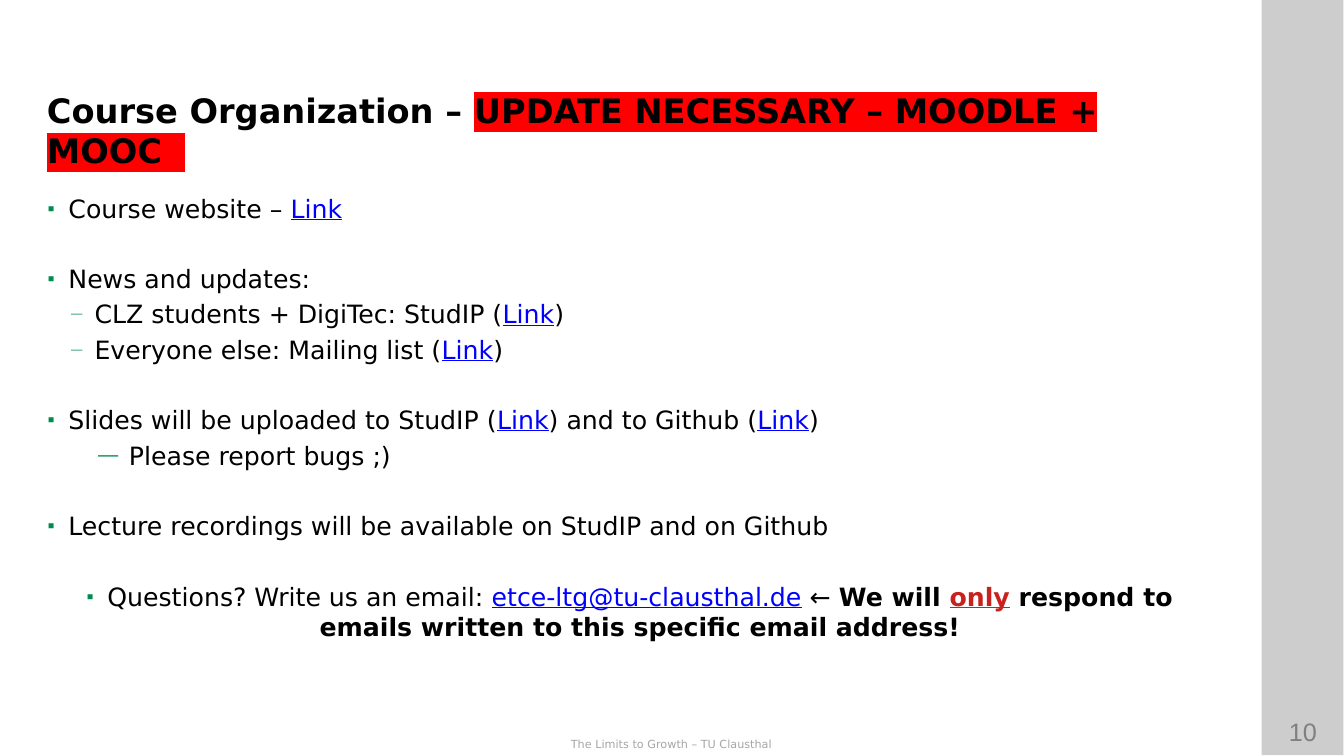
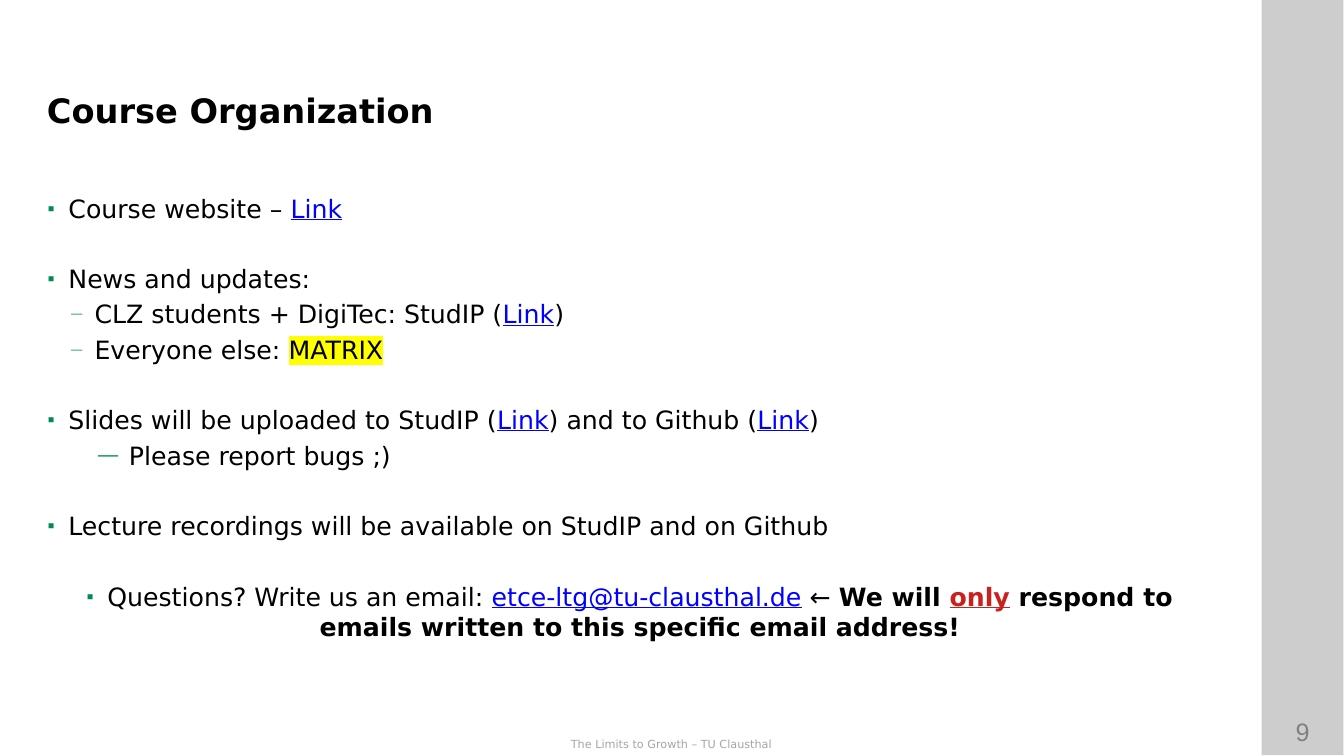
Before and after one commit to ETCE-LAB/teaching-material, a slide deck: slide 9 of The-Limits-to-Growth/LTG-L00-Organization.pptx (slide 10 before the commit). Drawn at 1344x756 pixels with LibreOffice and Linux fonts; fonts in the diff are those of the drawing; background and template pictures are left out. Boxes give left, top, right and bottom in pixels: in the first picture for what was removed or moved away, otherwise in the second. Text is boxed around its words. In the diff, an @@ line names an element or a change of style, - is before the commit and + after.

```diff
--- a/The-Limits-to-Growth/LTG-L00-Organization.pptx
+++ b/The-Limits-to-Growth/LTG-L00-Organization.pptx
@@ text at [47,97,434,130]: text changed @@
-Course Organization – UPDATE NECESSARY – MOODLE + MOOC
+Course Organization
@@ text at [95,338,384,365]: text changed @@
-  — Everyone else: Mailing list (Link)
+  — Everyone else: MATRIX
@@ page number at [1296,723,1310,741]: text changed @@
-10
+9
```
Also in this commit, not shown: 4 other slides changed, 1 slide added, 1 slide removed.
